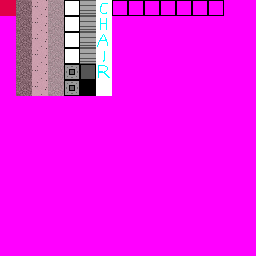
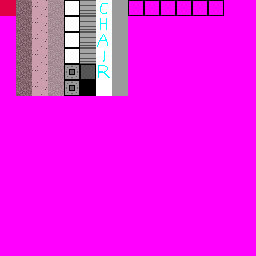
Two versions of the same layered image (256x256). Layer-by-layer changes:
painted on "label" over (112, 0, 128, 96)
